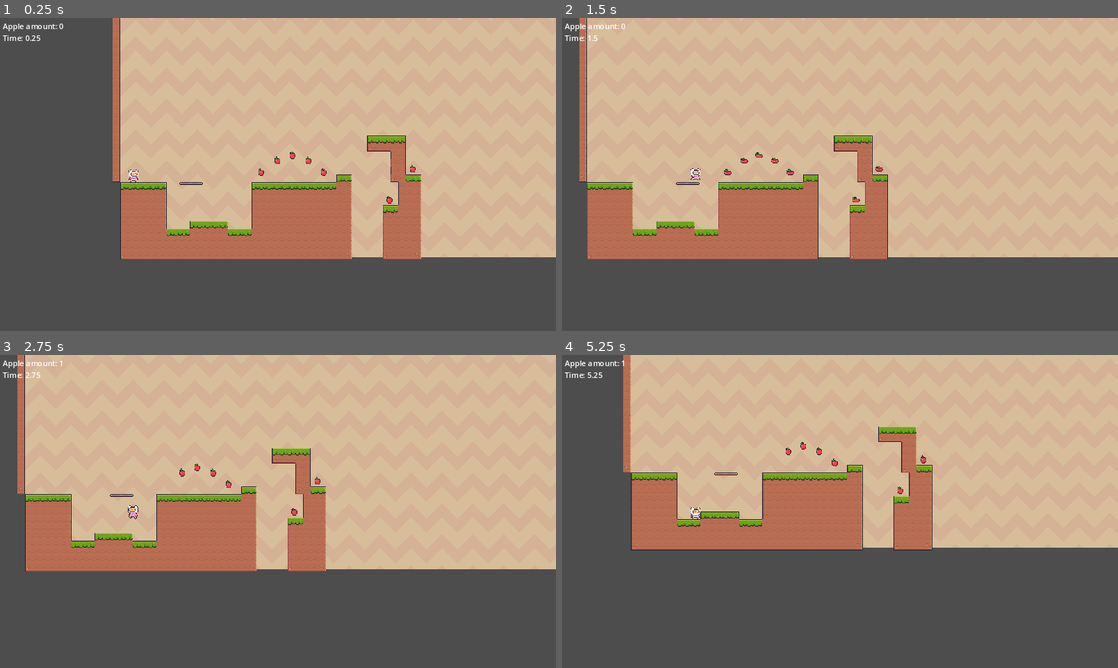
Above: before the commit, frames 1-4 (two rows, left to right).
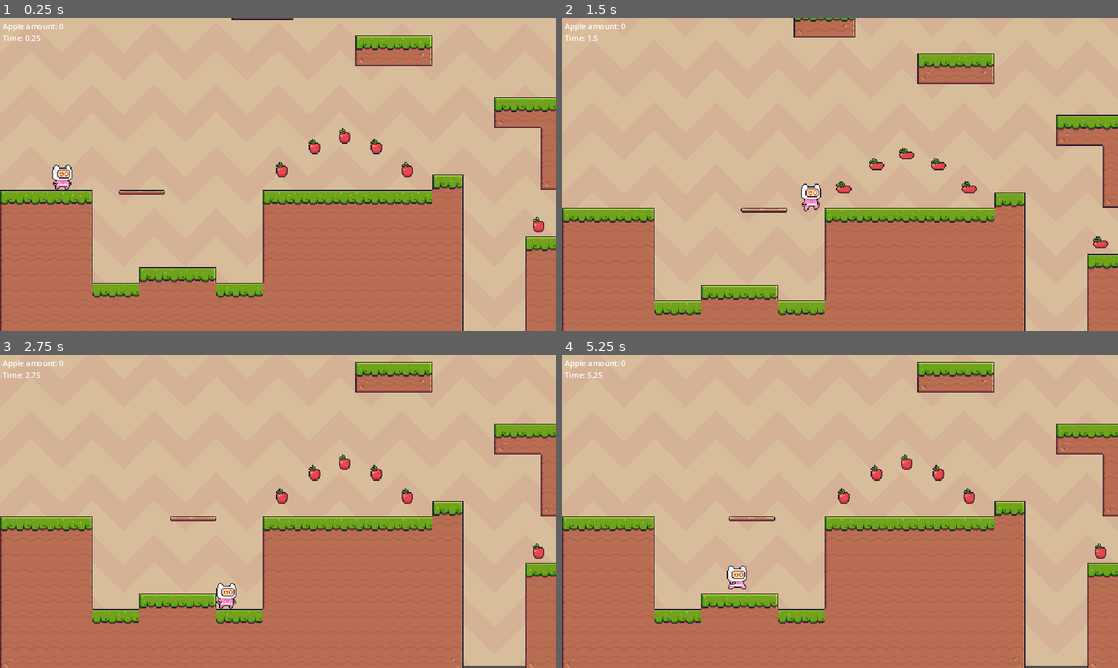
Above: after the commit, the same moments.

Repository: lulumush/Platformer_test
Game: Godot game, scene res://scenes/main.tscn
Same seed, same stepped clock (60 frames per second), same inputs: the game is played once before the commit and once after it. This scene is started directly instead of the project's main scene. Sound files missing from this copy of the repository are replaced by a short silence.
Inputs:
- Up to frame 1 (0.25 s): no input
- Up to frame 2 (1.5 s): tap Enter (ui_accept) at 0.5, 0.77 s; hold Right (ui_right) from 0.53 s (still down)
- Up to frame 3 (2.75 s): tap Enter (ui_accept) at 1.52 s; release Right (ui_right) at 2.03 s; hold Left (ui_left) from 2.03 s (still down)
- Up to frame 4 (5.25 s): release Left (ui_left) at 2.78 s; hold Right (ui_right) 2.78-4.28 s; tap Enter (ui_accept) at 3.02, 3.77, 4.52 s; hold Left (ui_left) 4.28-5.03 s; hold Right (ui_right) from 5.03 s (still down)

The runs differ from the first frame. In frame 1, 54% of the frame differs, in the area x 0-100%, y 0-100%; in frame 2, 45%; in frame 3, 52%; in frame 4, 61%.

Commit message:
update camera by setting bounds

Diff:
--- a/scenes/main.tscn
+++ b/scenes/main.tscn
@@ -530,10 +530,11 @@
 [node name="TileMap" type="TileMap" parent="TextureRect"]
 tile_set = SubResource("TileSet_w7ksq")
 format = 2
-layer_0/tile_data = PackedInt32Array(2555904, 393216, 1, 262 …(6639 unchanged characters)…  1, 720895, 524288, 1, 786431, 524288, 1)
+layer_0/tile_data = PackedInt32Array(2555904, 393216, 1, 262 …(6639 unchanged characters)…  1, 720895, 524288, 1, 786431, 524288, 1, 1441819, 524288, 2, 1441818, 458752, 2, 1441817, 458752, 2, 1441816, 458752, 2, 1441815, 393216, 2, 1376279, 393216, 0, 1376280, 458752, 0, 1376281, 458752, 0, 1376283, 524288, 0, 1376282, 458752, 0, 1245202, 524288, 2, 1245201, 458752, 2, 1245200, 458752, 2, 1245199, 393216, 2, 1179663, 393216, 0, 1179664, 458752, 0, 1179665, 458752, 0, 1179666, 524288, 0, 983064, 393216, 2, 917528, 393216, 0, 917529, 458752, 0, 917530, 458752, 0, 983066, 458752, 2, 983067, 524288, 2, 917531, 524288, 0, 983065, 458752, 2)
 
 [node name="player" parent="." instance=ExtResource("3_wqgp1")]
-position = Vector2(27, 480)
+position = Vector2(64, 480)
+slide_on_ceiling = false
 
 [node name="death_area" parent="." instance=ExtResource("7_1uoek")]
 position = Vector2(9, 653)
--- a/scenes/player.tscn
+++ b/scenes/player.tscn
@@ -195,6 +195,8 @@
 [sub_resource type="RectangleShape2D" id="RectangleShape2D_xpq7p"]
 size = Vector2(21, 26)
 
+[sub_resource type="GDScript" id="GDScript_ijy2h"]
+
 [node name="player" type="CharacterBody2D" groups=["player"]]
 script = ExtResource("1_i55pl")
 metadata/_edit_group_ = true
@@ -214,4 +216,11 @@
 shape = SubResource("RectangleShape2D_xpq7p")
 
 [node name="Camera2D" type="Camera2D" parent="."]
-offset = Vector2(300, 0)
+zoom = Vector2(2, 2)
+limit_left = 0
+limit_top = 0
+limit_right = 1155
+limit_bottom = 653
+position_smoothing_enabled = true
+editor_draw_limits = true
+script = SubResource("GDScript_ijy2h")
Not shown: 1 places in scenes/player.tscn that only renumber resources
